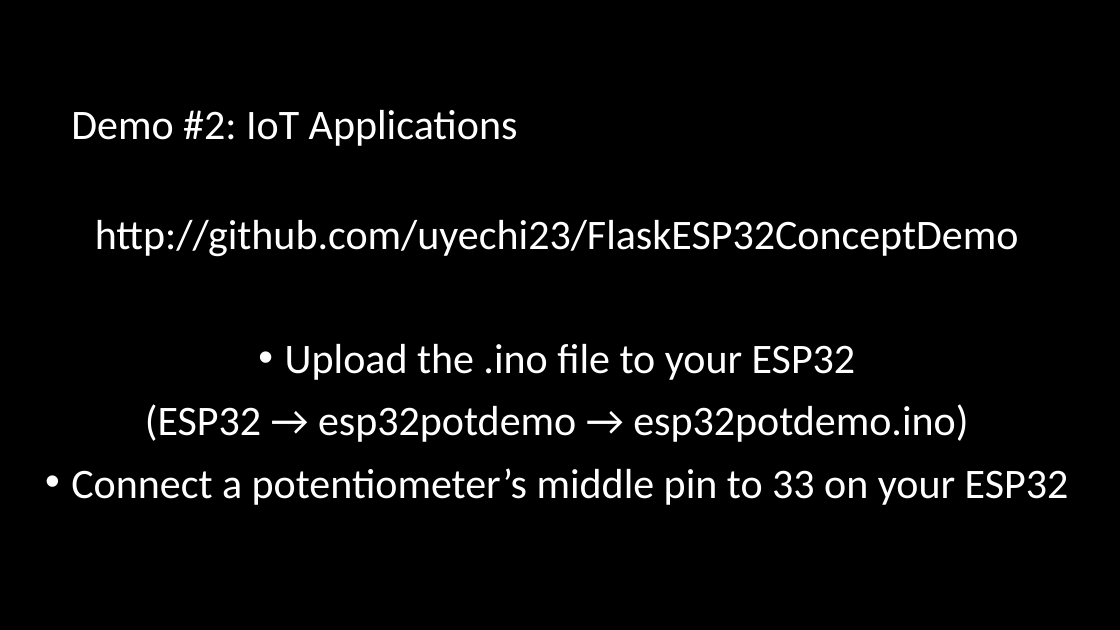
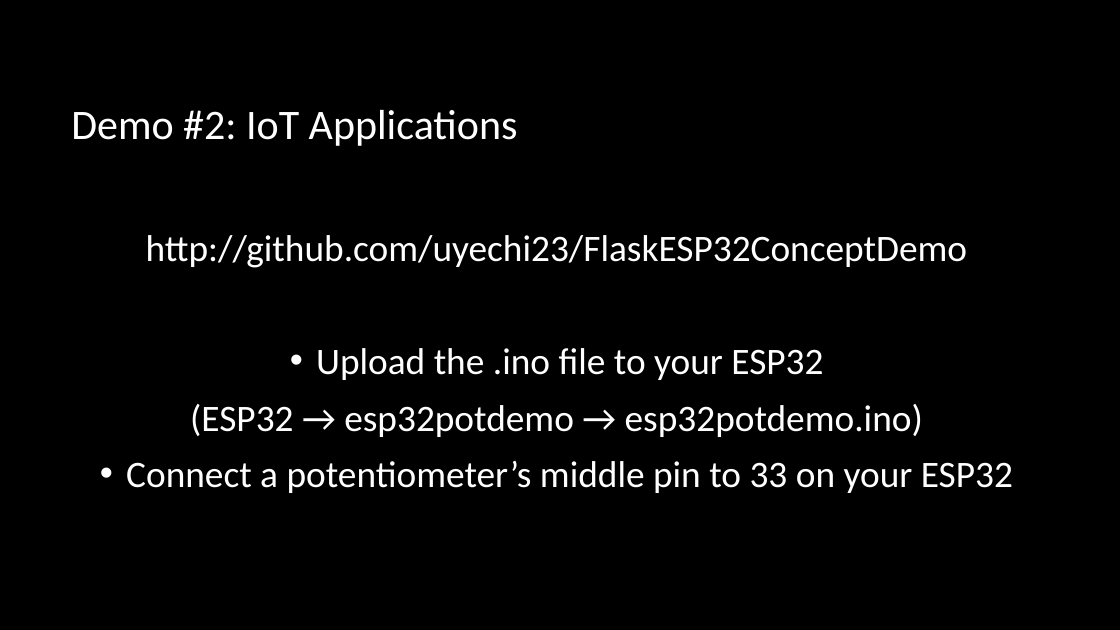
Before and after one commit to uyechi23/FlaskESP32ConceptDemo, a slide deck: slide 7 of FlaskESP32ConceptDemo.pptx. Drawn at 1120x630 pixels with LibreOffice and Linux fonts; fonts in the diff are those of the drawing; background and template pictures are left out. Boxes give left, top, right and bottom in pixels: in the first picture for what was removed or moved away, otherwise in the second. Text is boxed around its words. In the diff, an @@ line names an element or a change of style, - is before the commit and + after.

```diff
--- a/FlaskESP32ConceptDemo.pptx
+++ b/FlaskESP32ConceptDemo.pptx
@@ text "http://github.com/uyechi23/FlaskESP32ConceptDemo" at (126, 235, 1013, 493): size 36 to 32 pt @@
```
Also in this commit, not shown: 3 other slides changed.
